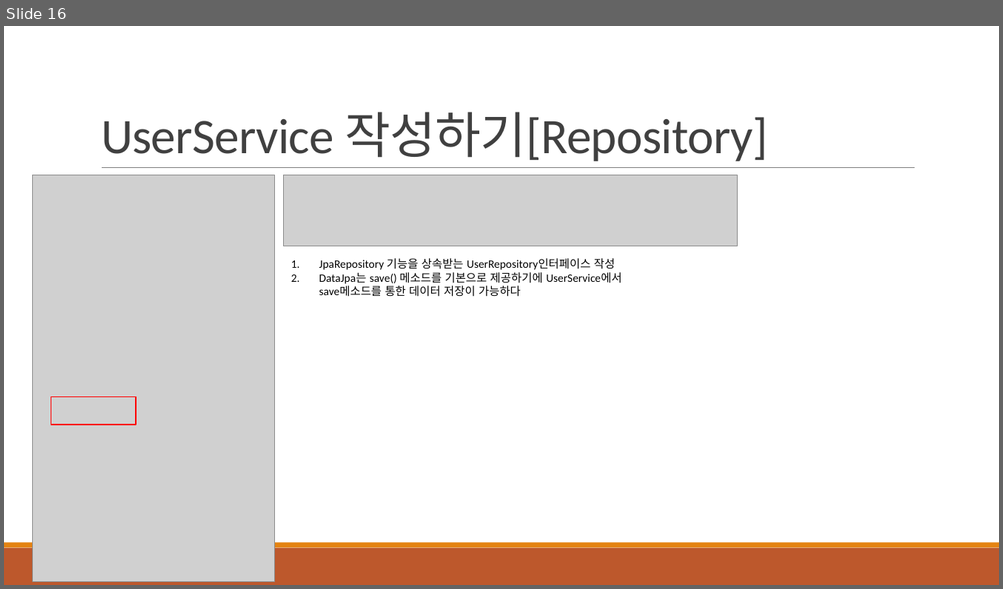
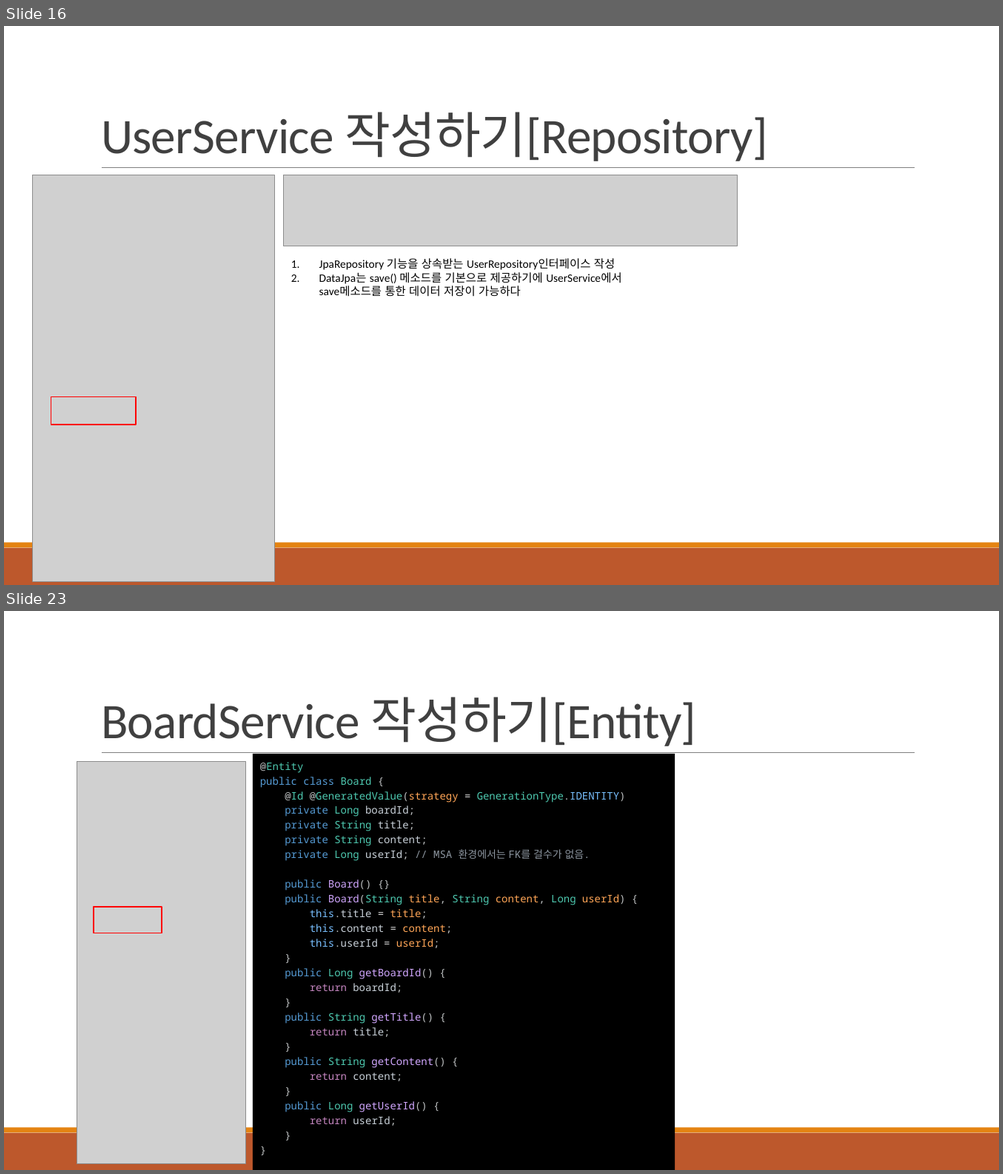
Before and after one commit to khb3025/study-msa, a slide deck: msa-ppt/2. 마이크로 서비스 구축.pptx. Shown one above the other, each under a label of ours: slide 16 before the commit, slides 16 and 23 after it; the slides between them are not shown. The pictures are 1003x589 and 1003x1174 pixels, drawn with LibreOffice and Linux fonts; fonts in the diff are those of the drawing; grey boxes stand for pictures. Boxes give left, top, right and bottom in pixels: in the first picture for what was removed or moved away, otherwise in the second. Text is boxed around its words. In the diff, an @@ line names an element or a change of style, - is before the commit and + after.

Commit message:
feat : [MSA] User 애플리케이션 및 Board 애플리케이션 작성
* UserService
- 회원가입 기능 /user/sign-up

* BoardService
- 게시글 등록 /boards

```diff
--- a/msa-ppt/2. 마이크로 서비스 구축.pptx
+++ b/msa-ppt/2. 마이크로 서비스 구축.pptx
@@ slide 23 added at box(4, 611, 999, 1170), background #FFFFFF; not listed: 3 template elements that a slide beside it also shows @@
@@ title added at box(101, 697, 697, 746), 48 pt, text #404040 @@
+BoardService 작성하기[Entity]
@@ picture added at box(77, 762, 246, 1165) @@
@@ rectangle added at box(253, 754, 674, 1170), fill #000000, 10 pt, text #4EC9B0 @@
+@Entity
+public class Board {
+@Id @GeneratedValue(strategy = GenerationType.IDENTITY)
+private Long boardId;
+private String title;
+private String content;
+private Long userId; // MSA 환경에서는 FK를 걸수가 없음.
+public Board() {}
+public Board(String title, String content, Long userId) {
+this.title = title;
+this.content = content;
+this.userId = userId;
+}
+public Long getBoardId() {
+return boardId;
+}
+public String getTitle() {
+return title;
+}
+public String getContent() {
+return content;
+}
+public Long getUserId() {
+return userId;
+}
+}
@@ rectangle added at box(94, 907, 162, 934), outline #FF0000 1.25 pt @@
```
Also in this commit, not shown: 3 slides changed, 11 other slides added, 18 other files.
